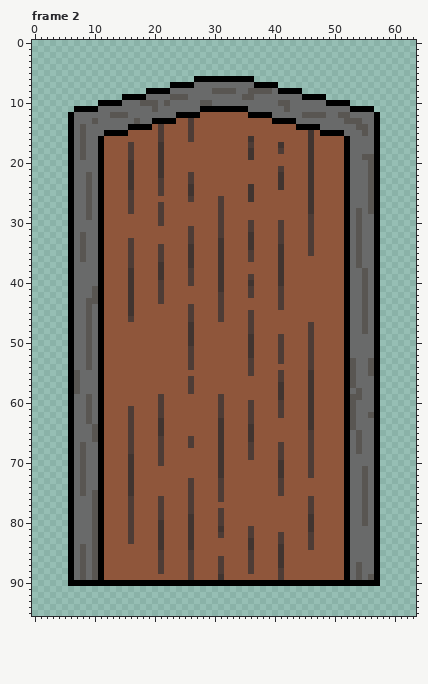
File history of a pixel-art file, TimeObjects/door.aseprite. The first picture shows the starting point.
64x96 pixels, 17 frames. Colours within 5 levels of each other are drawn and written as one. Shown: frame 2. The commit also changed other frames, which this record leaves out.
And afterwards:
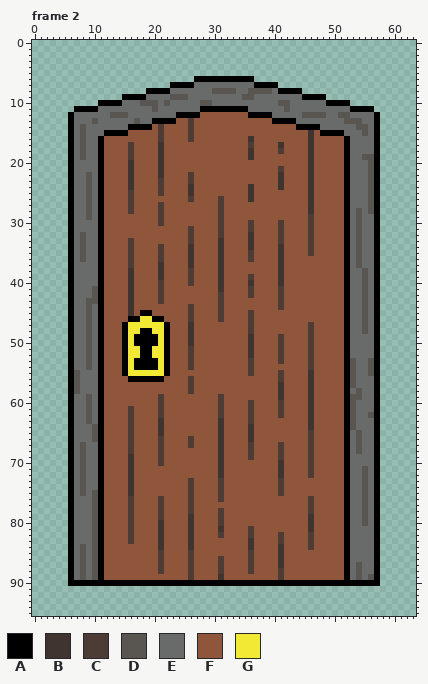
Palette (. is transparent): A #000000  B #403430  C #4d3c36  D #595652  E #696a6a  F #8f563b  G #f2e935
Difference:
layer "Lock" now shown
Frame 2, layer "Lock":
y 45: x 18..19 FF -> AA
y 46: x 16..21 CFFFFF -> AAGGAA
y 47: x 15..22 FFFFFFFF -> AGGGGGGA
y 48: x 15..22 FFFFFFFF -> AGGAAGGA
y 49..50: x 15..22 FFFFFFFF -> AGAAAAGA
y 51..52: x 15..22 FFFFFFFF -> AGGAAGGA
y 53..54: x 15..22 FFFFFFFF -> AGAAAAGA
y 55: x 15..22 FFFFFFFF -> AGGGGGGA
y 56: x 16..21 FFFFFF -> AAAAAA
Pixel boxes of the changes (left, top, right, bottom) in both pictures:
changed: (122, 310, 170, 382)
